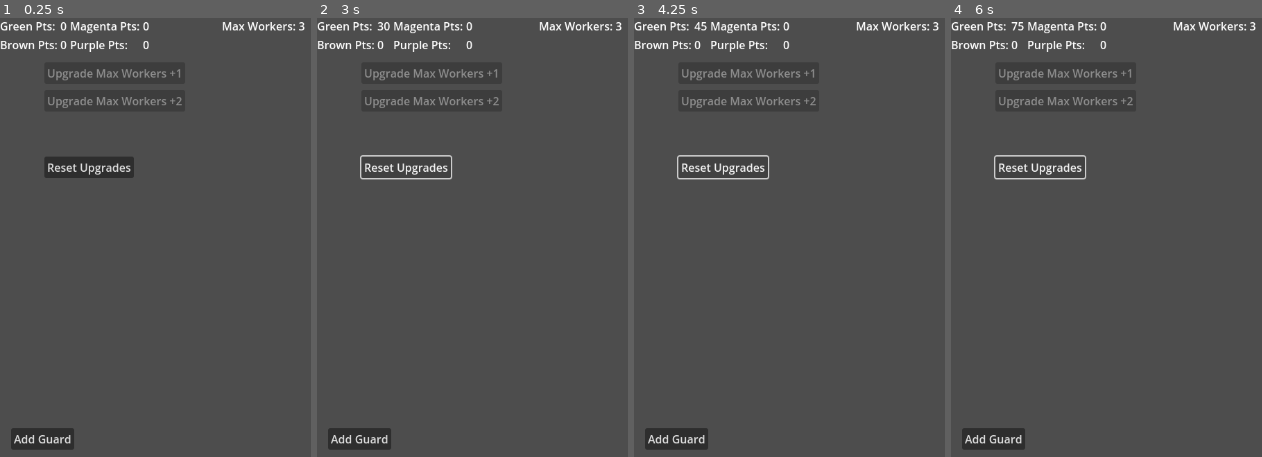
Above: before the commit, frames 1-4 (left to right).
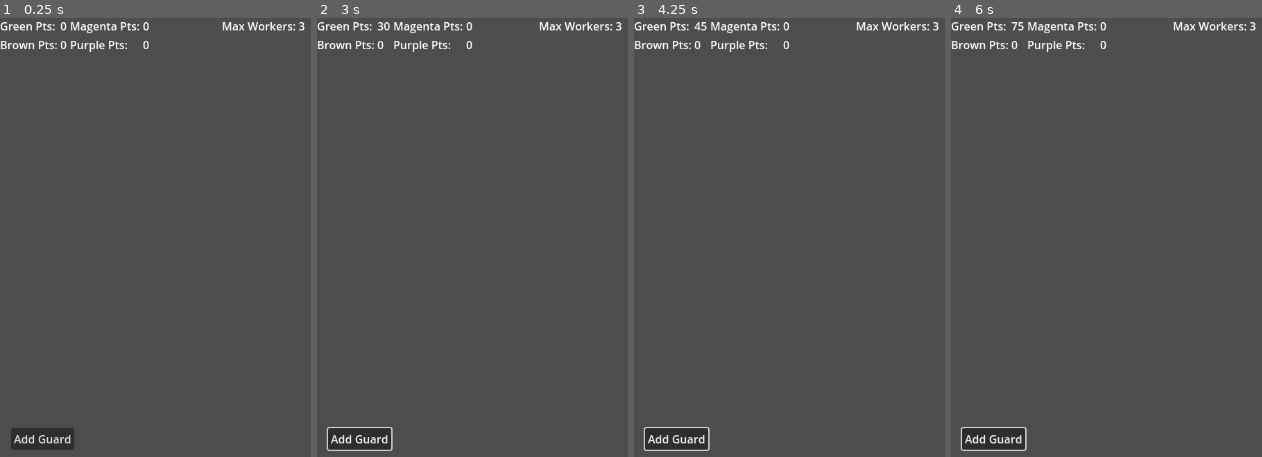
Above: after the commit, the same moments.

Repository: p0rtcullis/WarClicker
Game: Godot game, scene res://game_manager.tscn
The game is run twice, just before and just after one commit, with the same random seed, the same clock (stepped at 60 frames per second) and the same inputs.
Inputs (mouse positions are in pixels of both pictures, inside the frame that each line leads up to):
- Up to frame 1 (0.25 s): no input
- Up to frame 2 (3 s): click "Add Guard" at 0.5 s; click "Add Guard" at 1.25 s; click "Add Guard" at 2 s; click (407, 167) at 2.75 s, where only the run before the commit has a clickable "Reset Upgrades"
- Up to frame 3 (4.25 s): no input
- Up to frame 4 (6 s): no input

The runs differ from the first frame. In frame 1, 1.8% of the frame differs, in the area x 14-59%, y 11-37%; in frame 2, 1.4%; in frame 3, 1.4%; in frame 4, 1.4%.

Commit message:
Production 1
adding unit production

Diff:
--- a/war-clicker/ManagementScreen/Scripts/management_screen.gd
+++ b/war-clicker/ManagementScreen/Scripts/management_screen.gd
@@ -7,6 +7,8 @@
 		max_workers = value
 		%MaxWorkersLabel.text = "Max Workers: " +str(value)
 var worker_list : Array = []
+
+var unit_list : Array = []
 
 @export var total_green : int = 0:
 	set(value):
@@ -40,7 +42,10 @@
 
 var purple_mod : int = 0
 
-
+#chance to produce a unit
+var guard_production_chance : int = 0
+#number of units produced per worker
+var guard_production_eff : int = 0
 
 enum WORKERS {GUARD}
 enum POINTS {GREEN,BROWN,MAGENTA,PURPLE}
--- a/war-clicker/Resources/guard.tres
+++ b/war-clicker/Resources/guard.tres
@@ -3,5 +3,6 @@
 [ext_resource type="Script" uid="uid://c8veevrjckqal" path="res://Util/Strategy/base_worker_strategy.gd" id="1_fww7f"]
 
 [resource]
+resource_local_to_scene = true
 script = ExtResource("1_fww7f")
 metadata/_custom_type_script = "uid://c8veevrjckqal"
--- a/war-clicker/Worker/guard.gd
+++ b/war-clicker/Worker/guard.gd
@@ -1,7 +1,7 @@
 extends Node2D
 
 @export var stats : Resource
-
+@export var producing : bool = false
 # Called when the node enters the scene tree for the first time.
 func _ready() -> void:
 	pass # Replace with function body.
@@ -10,3 +10,8 @@
 # Called every frame. 'delta' is the elapsed time since the previous frame.
 func _process(delta: float) -> void:
 	pass
+
+
+func _on_production_timer_timeout() -> void:
+	producing = false
+	%ManagementScreen.append(1)
--- a/war-clicker/Worker/guard.tscn
+++ b/war-clicker/Worker/guard.tscn
@@ -6,3 +6,7 @@
 [node name="Worker" type="Node2D"]
 script = ExtResource("1_kepy1")
 stats = ExtResource("2_c8pys")
+
+[node name="production_timer" type="Timer" parent="."]
+
+[connection signal="timeout" from="production_timer" to="." method="_on_production_timer_timeout"]
--- a/war-clicker/game_manager.tscn
+++ b/war-clicker/game_manager.tscn
@@ -107,6 +107,7 @@
 
 [node name="UpgradeScreenGUI" type="Control" parent="."]
 unique_name_in_owner = true
+visible = false
 layout_mode = 3
 anchors_preset = 0
 offset_right = 1152.0
@@ -167,5 +168,6 @@
 [connection signal="pressed" from="UpgradeScreenGUI/ResetUpgradesButton" to="UpgradeScreenGUI" method="_on_reset_upgrades_button_pressed"]
 [connection signal="toggled" from="UpgradeScreenGUI/ResetUpgradesButton" to="UpgradeScreenGUI" method="_on_reset_upgrades_button_toggled"]
 [connection signal="toggled" from="UpgradeScreenGUI/Upgrade1" to="UpgradeScreenGUI" method="_on_upgrade1_toggled"]
+[connection signal="toggled" from="UpgradeScreenGUI/Upgrade2" to="UpgradeScreenGUI" method="_on_upgrade_2_toggled"]
 [connection signal="pressed" from="DebugScreenGUI/AddGuardButton" to="ManagementScreenGUI/ManagementScreen" method="_on_add_guard_button_pressed"]
 [connection signal="timeout" from="UpdateTimer" to="ManagementScreenGUI/ManagementScreen" method="_on_update_timer_timeout"]
--- a/war-clicker/upgrade_screen_gui.gd
+++ b/war-clicker/upgrade_screen_gui.gd
@@ -39,6 +39,7 @@
 	return all_active
 
 func _on_upgrade1_toggled(toggled_on: bool) -> void:
+	#refactor this so that points are deducted/added for all costs dynamically, make it a function
 	if toggled_on:
 		%ManagementScreen.update_points(-100,%ManagementScreen.POINTS.GREEN)
 		%ManagementScreen.update_max_workers(1)
@@ -48,3 +49,6 @@
 		%ManagementScreen.update_points(100,%ManagementScreen.POINTS.GREEN)
 		%ManagementScreen.update_max_workers(-1)
 		%Upgrade1.disabled = false
+
+func _on_upgrade_2_toggled(toggled_on: bool) -> void:
+	pass # Replace with function body.
